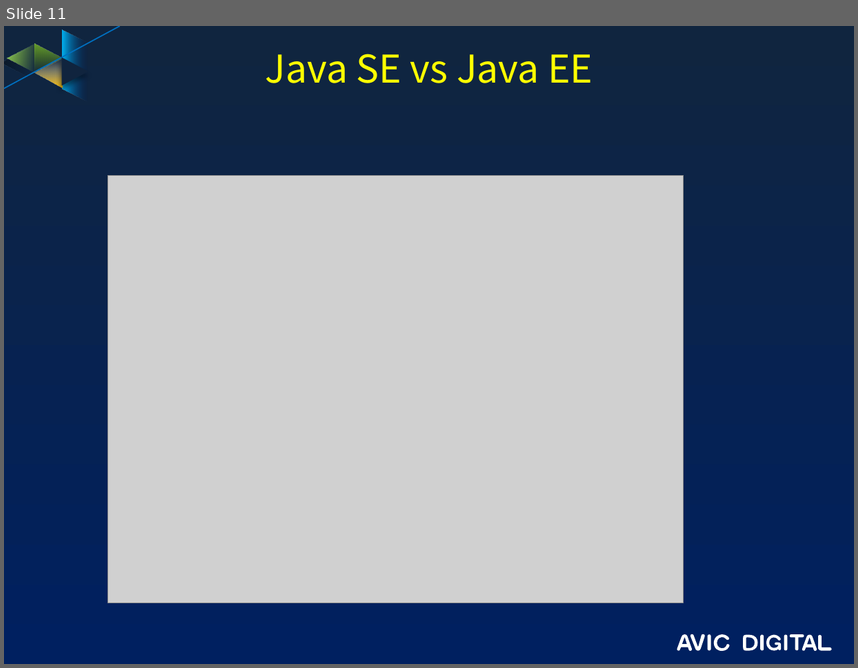
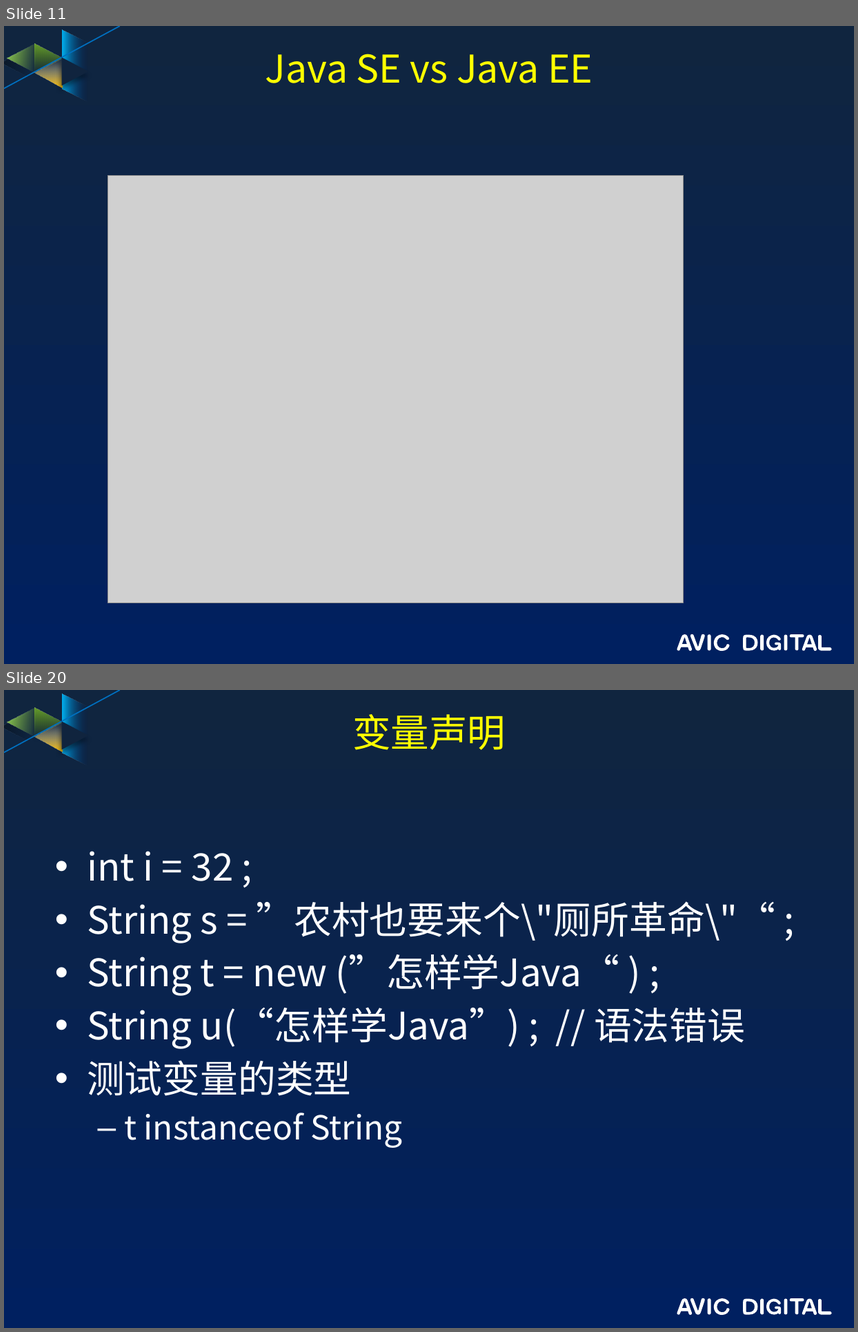
Before and after one commit to guofengzh/java-way, a slide deck: docs/java-概述.pptx. Shown one above the other, each under a label of ours: slide 11 before the commit, slides 11 and 20 after it; the slides between them are not shown. The pictures are 858x668 and 858x1332 pixels, drawn with LibreOffice and Linux fonts; fonts in the diff are those of the drawing; grey boxes stand for pictures; background and template pictures are left out. Boxes give left, top, right and bottom in pixels: in the first picture for what was removed or moved away, otherwise in the second. Text is boxed around its words. In the diff, an @@ line names an element or a change of style, - is before the commit and + after.

```diff
--- a/docs/java-概述.pptx
+++ b/docs/java-概述.pptx
@@ slide 20 added at (4,690,854,1328), background gradient #10253F to #002060; not listed: 17 template elements that a slide beside it also shows @@
@@ title added at (352,714,506,750), 32.4 pt, text #FFFF00 @@
+变量声明
@@ text added at (87,851,776,1147), 32 pt, text #FFFFFF @@
+• int i = 32 ;
+• String s = ”农村也要来个\"厕所革命\"“ ;
+• String t = new (”怎样学Java“ ) ;
+• String u(“怎样学Java”) ; // 语法错误
+• 测试变量的类型
+  – t instanceof String
```
Also in this commit, not shown: 19 other slides added, 1 other file.
